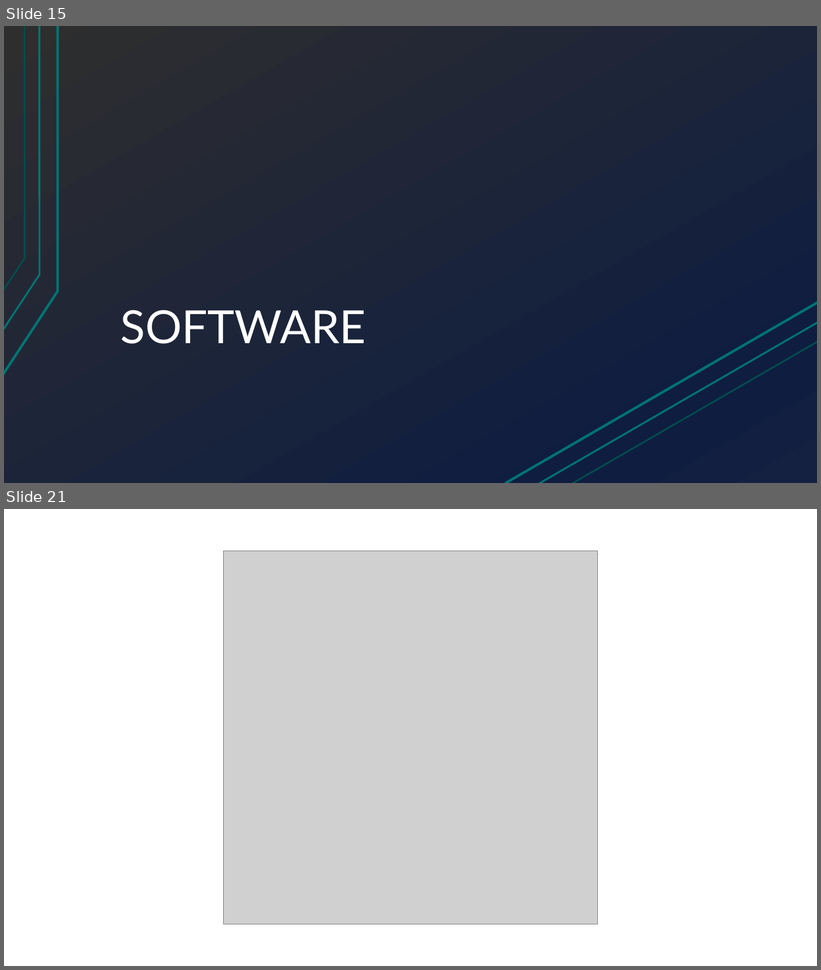
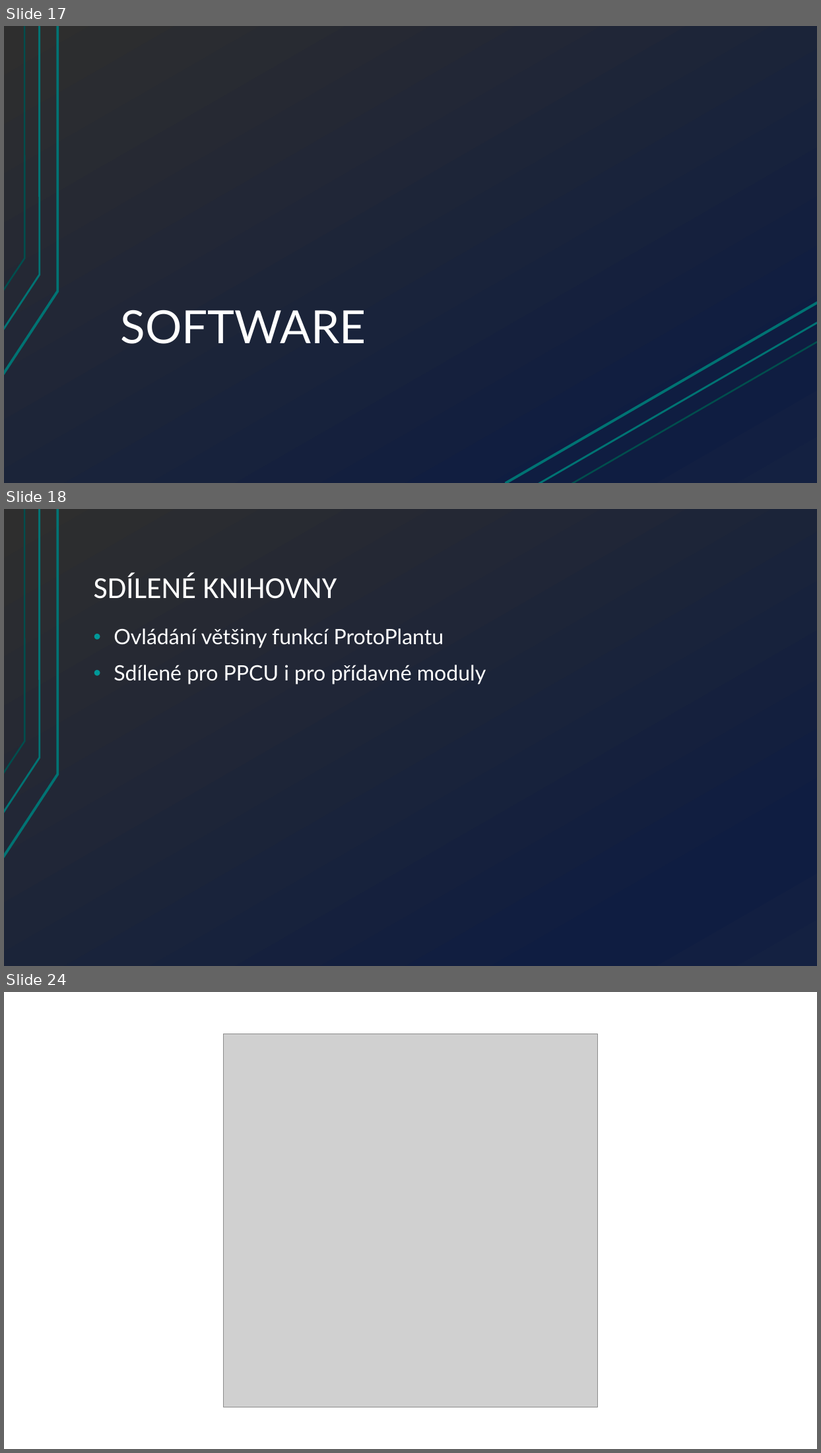
Before and after one commit to Hellpetros/SOC-2020-TEXT, a slide deck: PRESENTATION/SOČ-2020-PREZENTACE-ŠKOLNÍ_KOLO/ŠKOLNÍ KOLO.pptx. Shown one above the other, each under a label of ours: slides 15 and 21 before the commit, slides 17, 18 and 24 after it; the slides between them are not shown. The pictures are 821x970 and 821x1453 pixels, drawn with LibreOffice and Linux fonts; fonts in the diff are those of the drawing; grey boxes stand for pictures. Boxes give left, top, right and bottom in pixels: in the first picture for what was removed or moved away, otherwise in the second. Text is boxed around its words. In the diff, an @@ line names an element or a change of style, - is before the commit and + after.

```diff
--- a/PRESENTATION/SOČ-2020-PREZENTACE-ŠKOLNÍ_KOLO/ŠKOLNÍ KOLO.pptx
+++ b/PRESENTATION/SOČ-2020-PREZENTACE-ŠKOLNÍ_KOLO/ŠKOLNÍ KOLO.pptx
@@ slide 18 added at [4,509,817,966], background gradient #2E2E2E to #0F1D41 to #142242; not listed: 3 template elements that a slide beside it also shows @@
@@ title added at [94,572,337,599], 36 pt, text #FFFFFF @@
+SDÍLENÉ KNIHOVNY
@@ text added at [114,628,486,685], 25 pt, text #FFFFFF @@
+• Ovládání většiny funkcí ProtoPlantu
+• Sdílené pro PPCU i pro přídavné moduly
@@ what was slide 15 is now slide 17 @@
@@ what was slide 21 is now slide 24 @@
```
Also in this commit, not shown: 8 slides changed, 6 other slides added, 5 slides removed, 9 other files.
